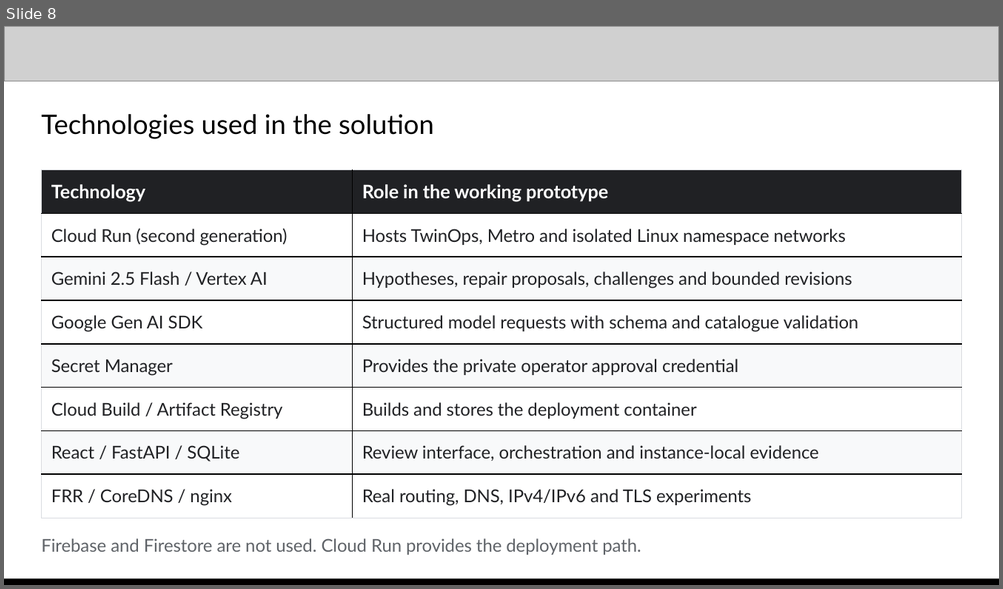
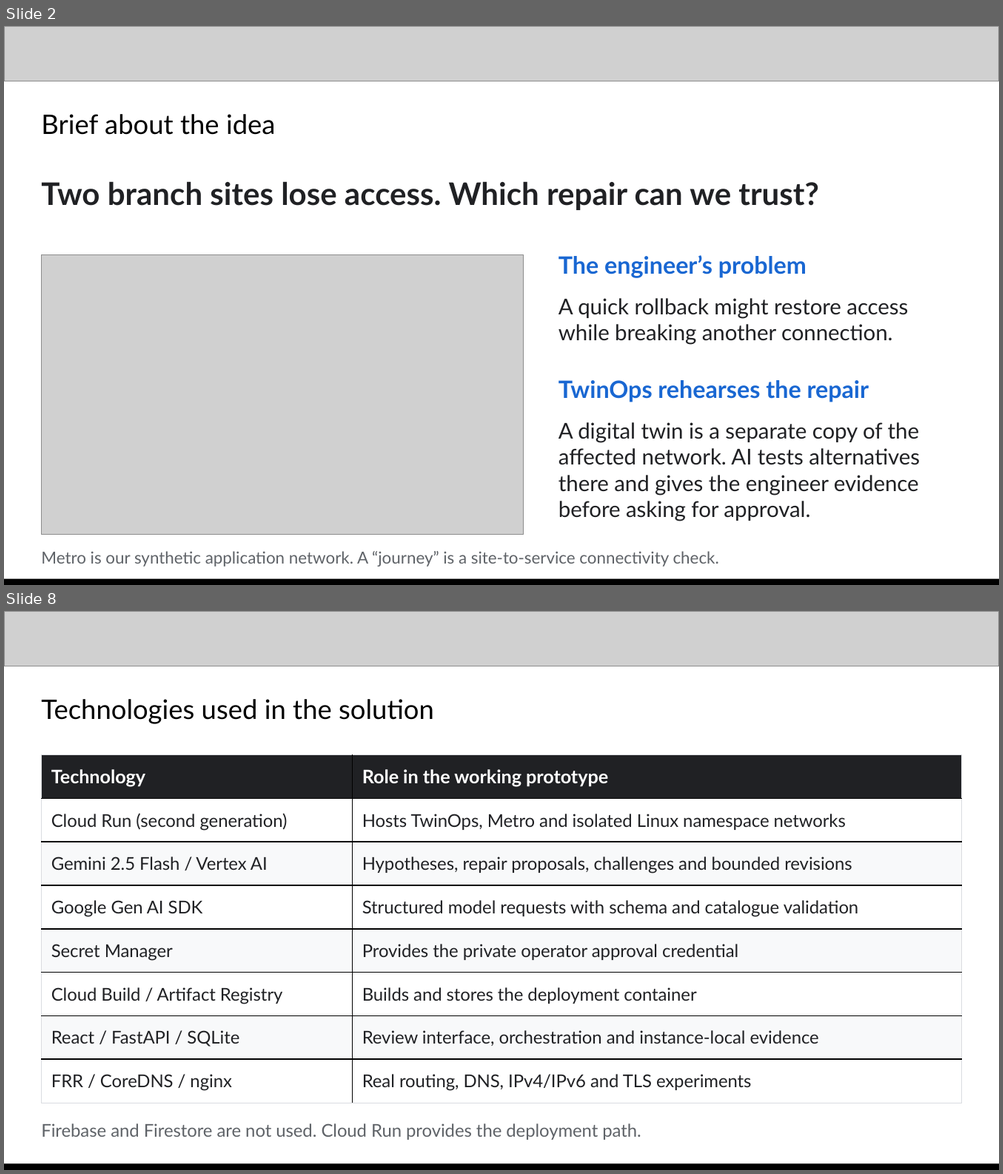
Before and after one commit to prabhakarcs786/twinops, a slide deck: docs/TwinOps_Deck.pptx. Shown one above the other, each under a label of ours: slide 8 before the commit, slides 2 and 8 after it; the slides between them are not shown. The pictures are 1003x589 and 1003x1174 pixels, drawn with LibreOffice and Linux fonts; fonts in the diff are those of the drawing; grey boxes stand for pictures. Boxes give left, top, right and bottom in pixels: in the first picture for what was removed or moved away, otherwise in the second. Text is boxed around its words. In the diff, an @@ line names an element or a change of style, - is before the commit and + after.

Commit message:
Make the submission deck explain the complete TwinOps workflow

```diff
--- a/docs/TwinOps_Deck.pptx
+++ b/docs/TwinOps_Deck.pptx
@@ slide 2 added at [4, 26, 999, 585], background #FFFFFF @@
@@ picture added at [4, 26, 999, 81] @@
@@ text added at [41, 114, 276, 135], 19.5 pt, text #000000 @@
+Brief about the idea
@@ text added at [41, 181, 818, 210], 22.5 pt, text #202124, bold @@
+Two branch sites lose access. Which repair can we trust?
@@ picture added at [42, 255, 523, 534] @@
@@ text added at [558, 255, 806, 278], 17.2 pt, text #1967D2, bold @@
+The engineer’s problem
@@ text added at [558, 298, 908, 345], 15.8 pt, text #202124 @@
+A quick rollback might restore access
+while breaking another connection.
@@ text added at [558, 380, 869, 403], 17.2 pt, text #1967D2, bold @@
+TwinOps rehearses the repair
@@ text added at [558, 423, 919, 521], 15.8 pt, text #202124 @@
+A digital twin is a separate copy of the
+affected network. AI tests alternatives
+there and gives the engineer evidence
+before asking for approval.
@@ text added at [41, 551, 719, 567], 12 pt, text #5F6368 @@
+Metro is our synthetic application network. A “journey” is a site-to-service connectivity check.
@@ rectangle added at [4, 579, 999, 585], fill #000000 @@
```
Also in this commit, not shown: 4 slides changed, 4 other slides added, 5 slides removed, 25 other files.
